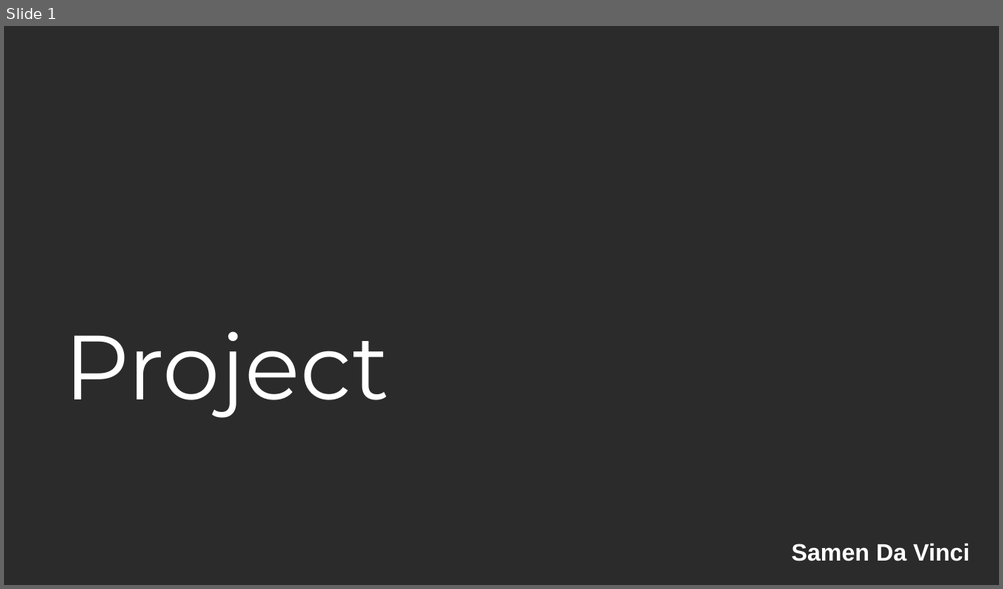
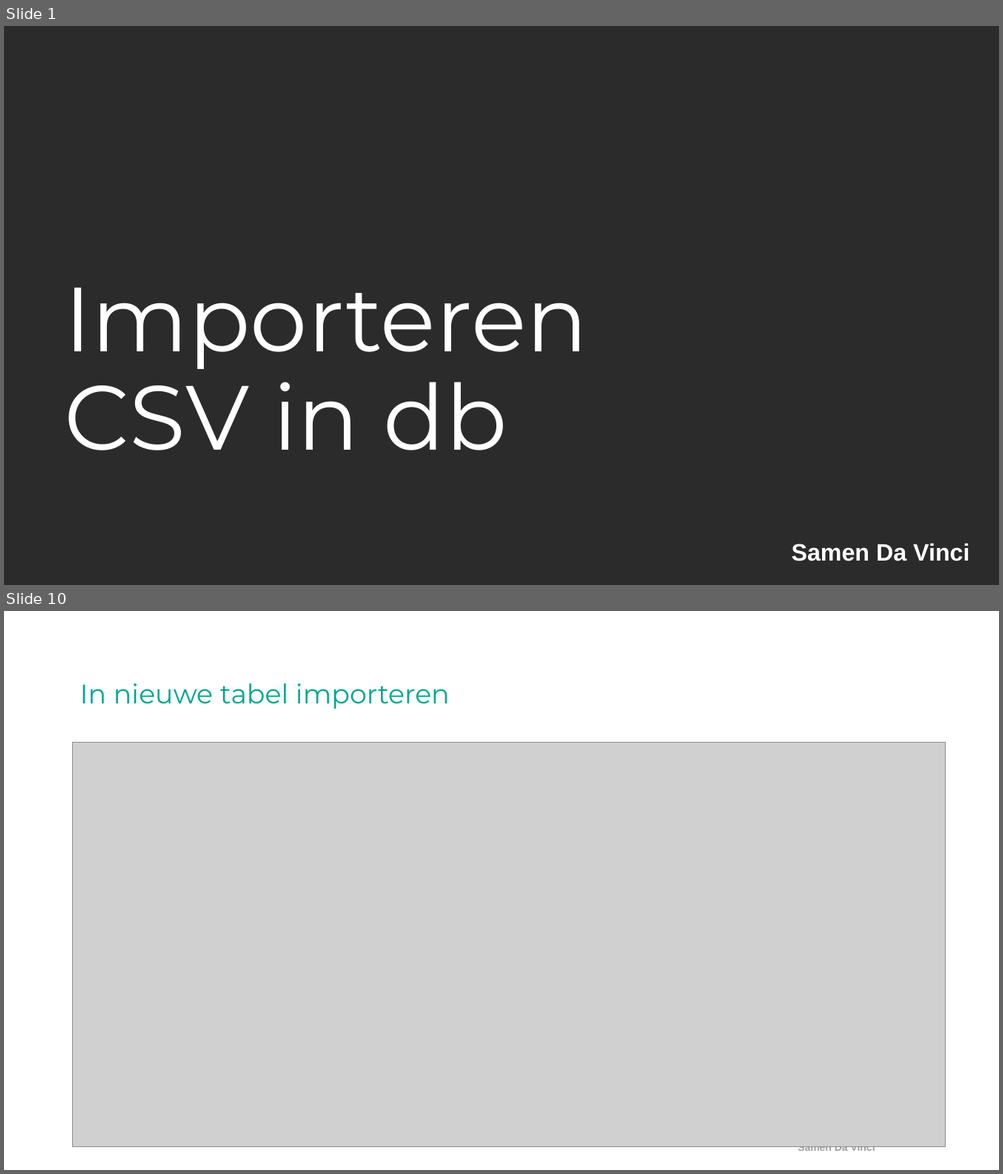
Before and after one commit to ArjanKam/Onderwijs, a slide deck: L02P03 - Smartlab IOT - Databases/L02P03 - Week 04 - WorldWeather.pptx. Shown one above the other, each under a label of ours: slide 1 before the commit, slides 1 and 10 after it; the slides between them are not shown. The pictures are 1003x589 and 1003x1174 pixels, drawn with LibreOffice and Linux fonts; fonts in the diff are those of the drawing; grey boxes stand for pictures; background and template pictures are left out; a plain dark background stands for a picture behind light text. Boxes give left, top, right and bottom in pixels: in the first picture for what was removed or moved away, otherwise in the second. Text is boxed around its words. In the diff, an @@ line names an element or a change of style, - is before the commit and + after.

```diff
--- a/L02P03 - Smartlab IOT - Databases/L02P03 - Week 04 - WorldWeather.pptx
+++ b/L02P03 - Smartlab IOT - Databases/L02P03 - Week 04 - WorldWeather.pptx
@@ slide 10 added at (4,611,999,1170), background picture (left out) @@
@@ title added at (80,684,449,709), 26 pt, text #00A78E @@
+In nieuwe tabel importeren
@@ picture added at (73,742,945,1147) @@
@@ text added at (797,1147,875,1154), 10 pt, text #9E9F9E, bold @@
+Samen Da Vinci
@@ slide 1 changed as well @@
@@ title at (65,287,588,451): text changed @@
-Project
+Importeren CSV in db
```
Also in this commit, not shown: 26 other slides added, 1 slide removed, 4 other files.
